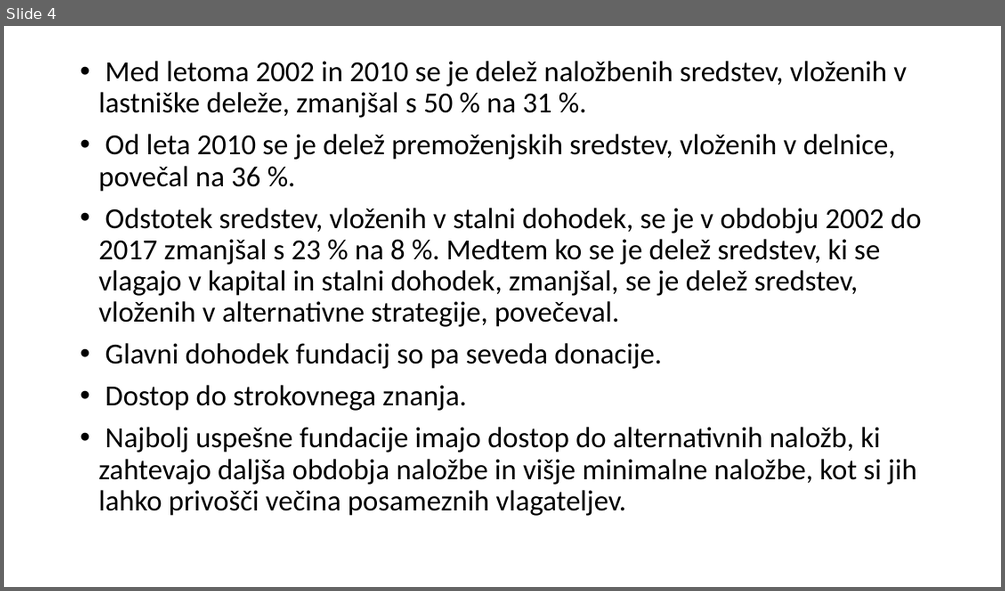
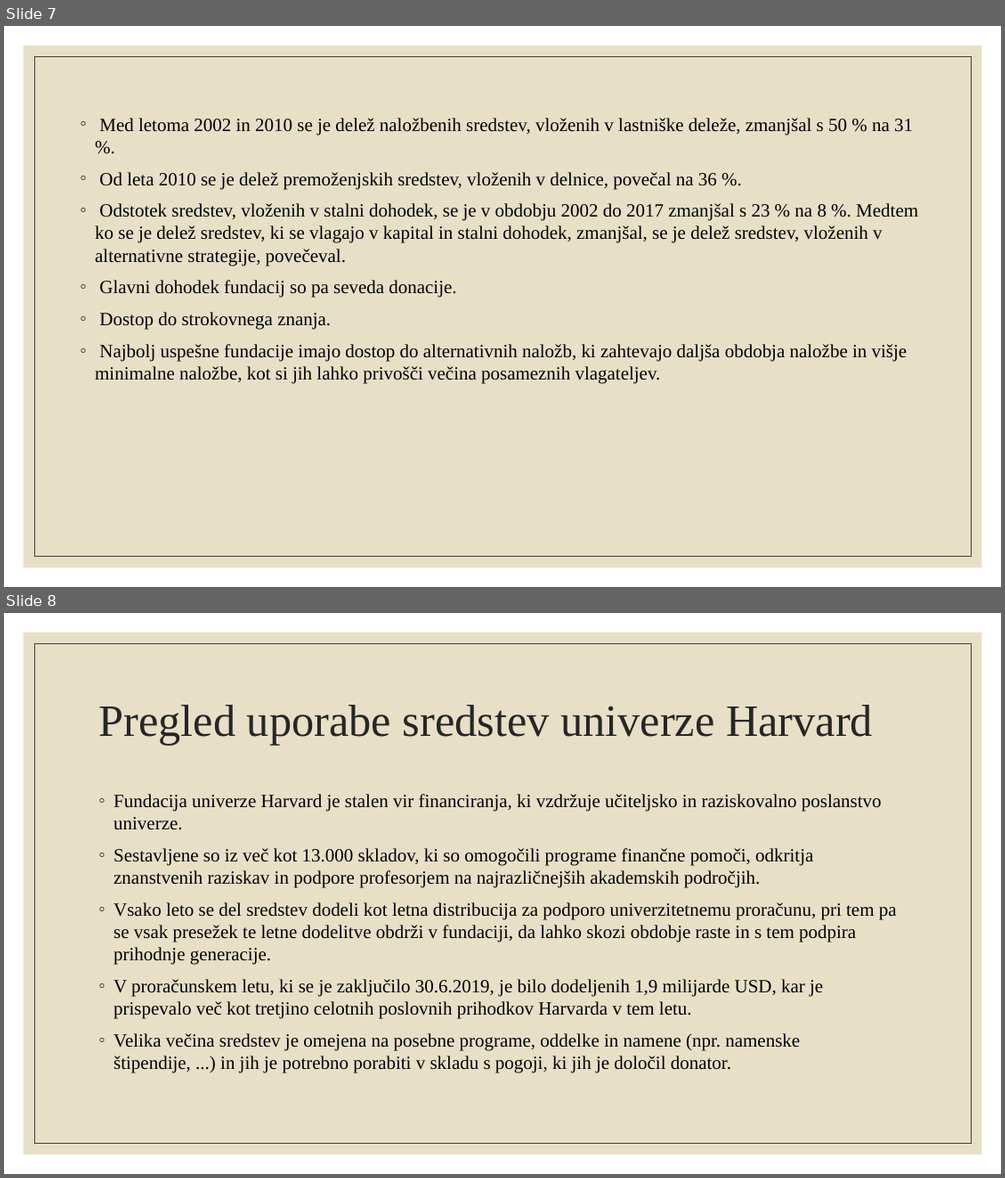
Before and after one commit to ines-silc/FTI-Seminarska-naloga, a slide deck: prosojnice.pptx. Shown one above the other, each under a label of ours: slide 4 before the commit, slides 7 and 8 after it. The pictures are 1005x591 and 1005x1178 pixels, drawn with LibreOffice and Linux fonts; fonts in the diff are those of the drawing. Boxes give left, top, right and bottom in pixels: in the first picture for what was removed or moved away, otherwise in the second. Text is boxed around its words. In the diff, an @@ line names an element or a change of style, - is before the commit and + after.

```diff
--- a/prosojnice.pptx
+++ b/prosojnice.pptx
@@ slide 8 added at [4, 613, 1001, 1174], background #FFFFFF; not listed: 2 template elements that a slide beside it also shows @@
@@ title added at [98, 705, 873, 745], 43.2 pt, text #262626 @@
+Pregled uporabe sredstev univerze Harvard
@@ text added at [113, 794, 897, 1073], 18 pt, text #000000 @@
+◦ Fundacija univerze Harvard je stalen vir financiranja, ki vzdržuje učiteljsko in raziskovalno poslanstvo univerze.
+◦ Sestavljene so iz več kot 13.000 skladov, ki so omogočili programe finančne pomoči, odkritja znanstvenih raziskav in podpore profesorjem na najrazličnejših akademskih področjih.
+◦ Vsako leto se del sredstev dodeli kot letna distribucija za podporo univerzitetnemu proračunu, pri tem pa se vsak presežek te letne dodelitve obdrži v fundaciji, da lahko skozi obdobje raste in s tem podpira prihodnje generacije.
+◦ V proračunskem letu, ki se je zaključilo 30.6.2019, je bilo dodeljenih 1,9 milijarde USD, kar je prispevalo več kot tretjino celotnih poslovnih prihodkov Harvarda v tem letu.
+◦ Velika večina sredstev je omejena na posebne programe, oddelke in namene (npr. namenske štipendije, ...) in jih je potrebno porabiti v skladu s pogoji, ki jih je določil donator.
@@ what was slide 4 is now slide 7 @@
@@ slide 7 changed as well @@
@@ rectangle added at [24, 46, 982, 567], fill #E7E0C7 @@
@@ rectangle added at [34, 56, 971, 556], outline #404040 0.5 pt @@
@@ text "Med letoma 2002 in 2010 ...": place and size @@
-text "Med letoma 2002 in 2010 ..." at [98, 61, 921, 516]
+text "Med letoma 2002 in 2010 ..." at [95, 118, 918, 384]
@@ text "Med letoma 2002 in 2010 ..." at [95, 118, 918, 384]: size 28 to 18 pt, font Calibri to Times New Roman; bullet • to ◦; line spacing 0.9 to 1; less space between paragraphs @@
```
Also in this commit, not shown: 5 other slides changed, 4 other slides added.
